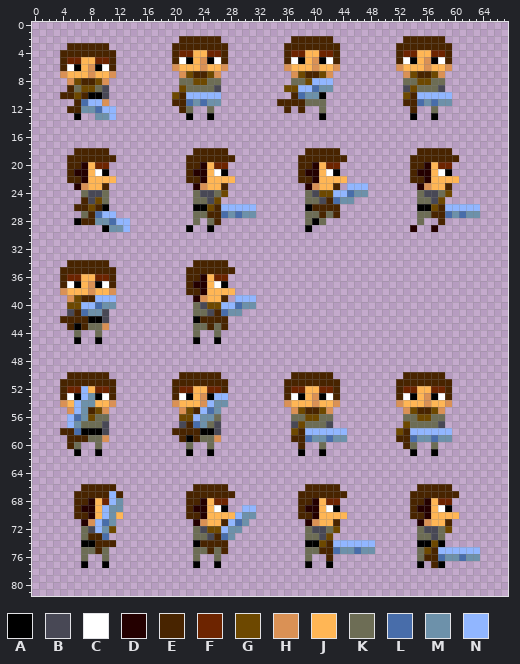
Two versions of one pixel-art file, assets/weapon_sprite_layout.aseprite. This is how it looked before the edit.
68x82 pixels, 1 frame.
Palette (. is transparent): A #000000  B #484855  C #ffffff  D #240000  E #482400  F #6d2400  G #6d4800  H #da9155  J #ffb655  K #6d6d55  L #486daa  M #6d91aa  N #91b6ff
New version:
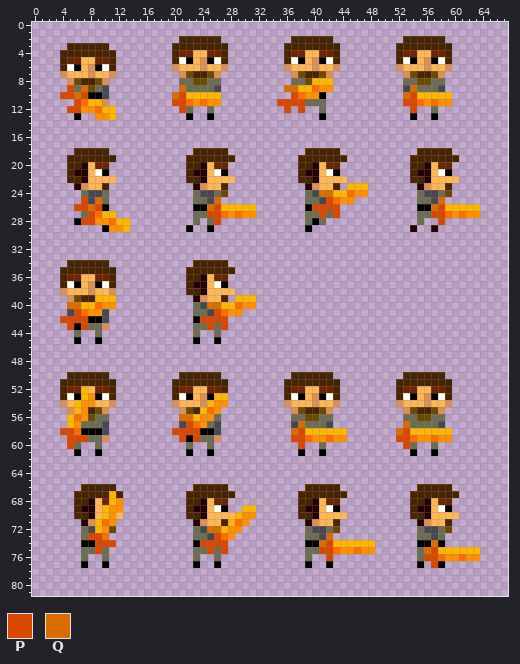
Colours new in this view: P #da4800  Q #da6d00
Difference:
layer "Blessed sword" now hidden
layer "Golden blade" added
@@ palette @@
-L #486daa
+L #ff6d00
-M #6d91aa
+M #ff9100
-N #91b6ff
+N #ffb600
--- layer "Golden blade"
@@ x 0..67 @@
  8 .....HGEEGH..........KKGGKK..........KKGNNN..........KKGGKK.........
- 9 .....EKGGKB..........GKKKKB.........GGNNLMM..........BGKKKB.........
-10 ....EEGEAAB.........GENNNNN..........ELMMA...........GENNNNN........
-11 ......ELNNH.........EELMLMM........EEEEKKK...........EELMLMM........
-12 .....EEMMLNN.........EK..K..........E.E..K............E..K..........
+ 9 .....PKQGKB..........QKKKKB.........QQNNLMM..........BQKKKB.........
+10 ....PPQPAAB.........QPNNNNN..........PLMMA...........QPNNNNN........
+11 ......PLNNH.........PPLMLMM........PPPPKKK...........PPLMLMM........
+12 .....PPMMLNN.........PK..K..........P.P..K............P..K..........
 13 ......A..MMN..........A..A...............A............A..A..........
@@ x 0..67 @@
 23 ......DHJJE............DHJJE...........DHJJE.NNN.......DHJJE........
-24 .......KBBK............KBBKG...........KBGGNNLMM.......KBBKG........
-25 .......EBGK............KKBG............KKBELMM.........KKBG.........
-26 ......EEGEA............AAGENNNNN.......AEEEE...........AAGENNNNN....
-27 .......KELNN...........KKEELMLMM.......KKEKE...........KKEELMLMM....
-28 ......AEEMMLNN.........K.KE............KAK.............K..E.........
+24 .......KBBK............KBBKG...........KBQQNNLMM.......KBBKG........
+25 .......PBQK............KKBQ............KKBPLMM.........KKBQ.........
+26 ......PPQPA............AAQPNNNNN.......APPPP...........AAQPNNNNN....
+27 .......KPLNN...........KKPPLMLMM.......KKPKP...........KKPPLMLMM....
+28 ......APPMMLNN.........K.KP............KAK.............K..P.........
 29 ..........AMMN........A..A.............A..............D..D..........
@@ x 2..29 @@
 39 ...HGEENNN...........DHJJE.N
-40 ...GGNNLMM...........KBGGNNL
-41 ...BELMMB............KKBELMM
-42 ..EEEEAAB............AEEEE..
-43 ...EAEKKH............KKEKE..
+40 ...QQNNLMM...........KBQQNNL
+41 ...BPLMMB............KKBPLMM
+42 ..PPPPAAB............APPPP..
+43 ...PAPKKH............KKPKP..
 44 ....K..K.............K..K...
@@ x 0..67 @@
 55 .....HNMEGH..........HGENLM..........HGEEGH..........HGEEGH.........
-56 .....NLMGKK..........GGNMMK..........KKGGKK..........KKGGKK.........
-57 .....NMKKKB..........BELMKB..........BGKKKB..........GKKKKB.........
-58 ....EELAAAB.........EEEEAAB..........GENNNNNN.......GENNNNNN........
-59 .....EEEKKH..........EAEKKH..........EELMMLMM.......EELMMLMM........
-60 .....EK..K............K..K............E..K...........EK..K..........
+56 .....NLMGKK..........QQNMMK..........KKGGKK..........KKGGKK.........
+57 .....NMKKKB..........BPLMKB..........BQKKKB..........QKKKKB.........
+58 ....PPLAAAB.........PPPPAAB..........QPNNNNNN.......QPNNNNNN........
+59 .....PPPKKH..........PAPKKH..........PPLMMLMM.......PPLMMLMM........
+60 .....PK..K............K..K............P..K...........PK..K..........
 61 ......A..A............A..A............A..A............A..A..........
@@ x 0..67 @@
 71 .......DHNLM...........DHJJENLM........DHJJE...........DHJJE........
-72 .......KBNMG...........KBGGNMM.........KBBKG...........KBBKG........
-73 .......KEEL............KKBELM..........KKBG............KKBK.........
-74 .......AAEEE...........AEEEE...........AAGENNNNNN......AAGA.........
-75 .......KKEK............KKEKE...........KKEELMMLMM......KGENNNNNN....
-76 .......K..K............K..K............K..E............KEELMMLMM....
-77 .......A..A............A..A............A..A............A.EA.........
+72 .......KBNMG...........KBQQNMM.........KBBKG...........KBBKG........
+73 .......KPPL............KKBPLM..........KKBQ............KKBK.........
+74 .......AAPPP...........APPPP...........AAQPNNNNNN......AAQA.........
+75 .......KKPK............KKPKP...........KKPPLMMLMM......KQPNNNNNN....
+76 .......K..K............K..K............K..P............KPPLMMLMM....
+77 .......A..A............A..A............A..A............A.PA.........
 78 ....................................................................
